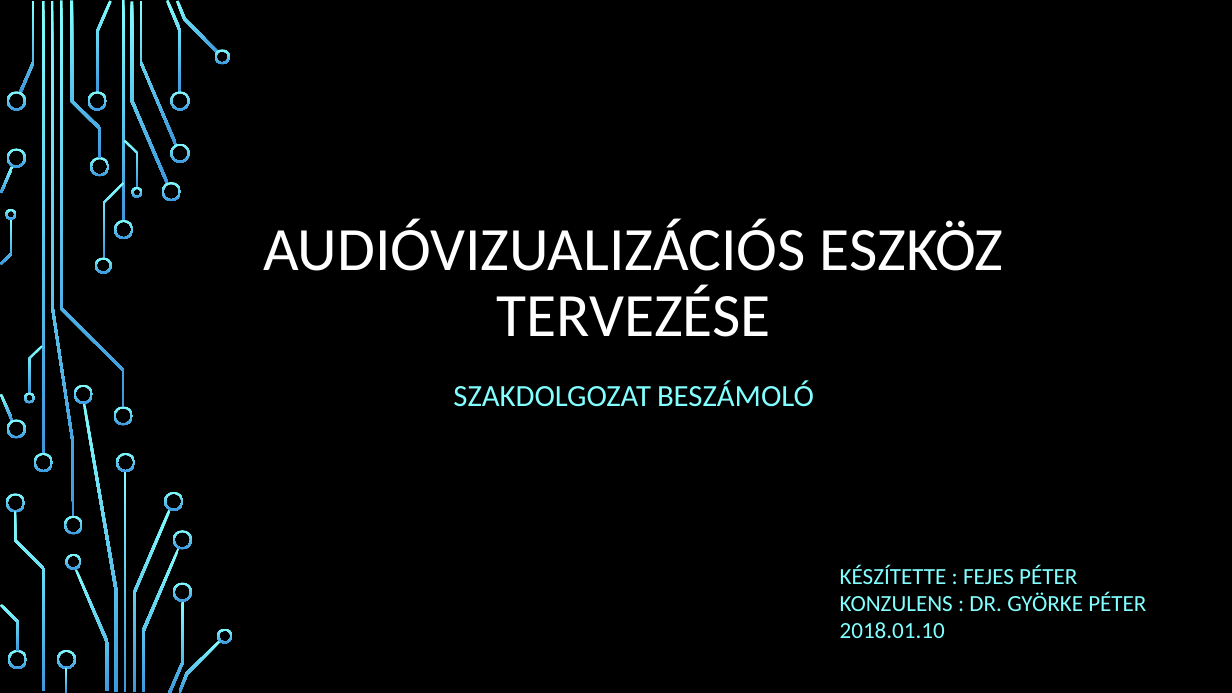
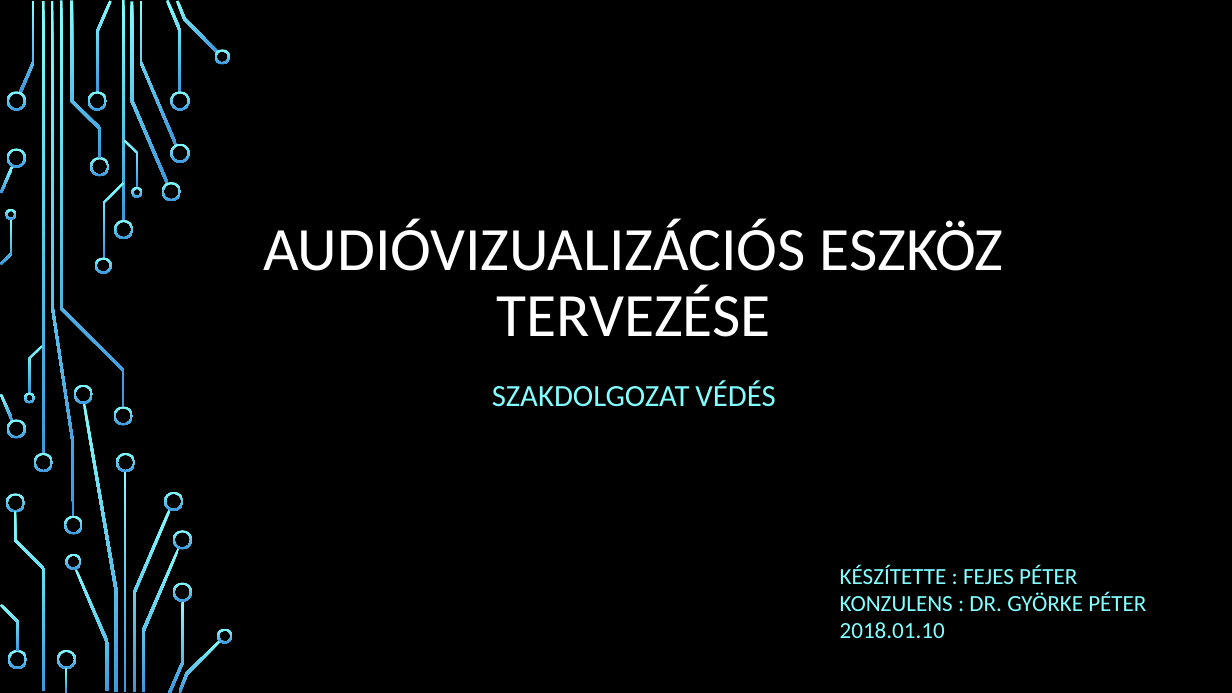
Before and after one commit to fejespeter/BME-Onlab, a slide deck: slide 1 of szakdolgozat_prezentacio.pptx. Drawn at 1232x693 pixels with LibreOffice and Linux fonts; fonts in the diff are those of the drawing; background and template pictures are left out. Boxes give left, top, right and bottom in pixels: in the first picture for what was removed or moved away, otherwise in the second. Text is boxed around its words. In the diff, an @@ line names an element or a change of style, - is before the commit and + after.

```diff
--- a/szakdolgozat_prezentacio.pptx
+++ b/szakdolgozat_prezentacio.pptx
@@ subtitle at bbox=[492, 380, 775, 407]: text changed @@
-SZAKDOLGOZAT BESZÁMOLÓ
+SZAKDOLGOZAT VÉDÉS
```
Also in this commit, not shown: 8 other slides changed, 7 slides added, 2 slides removed, 10 other files.
